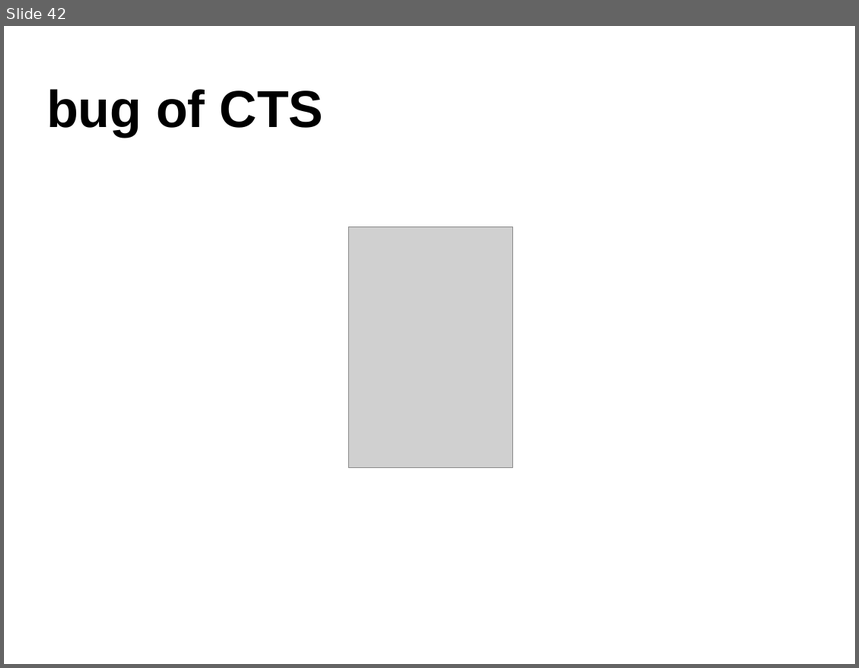
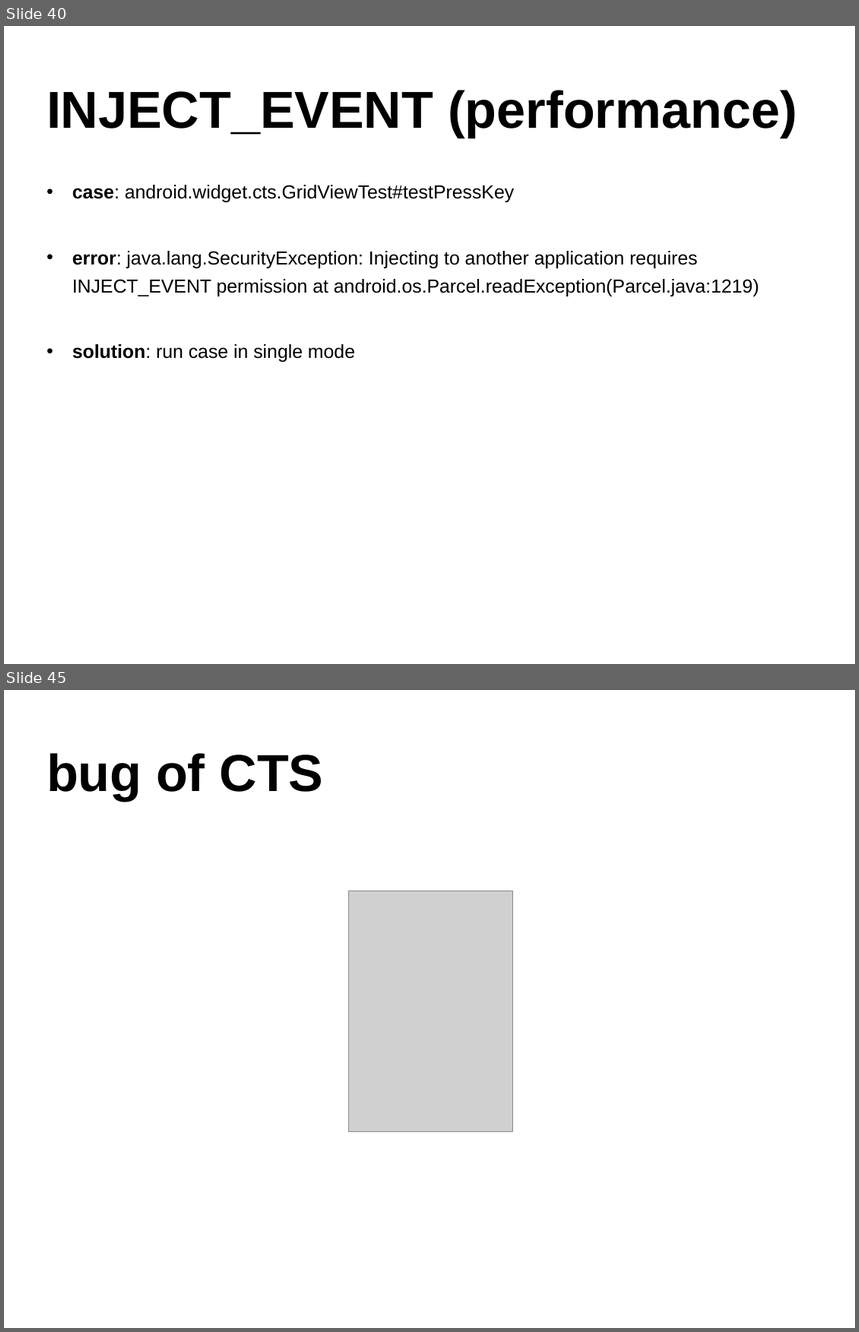
Before and after one commit to widerules/system-information, a slide deck: cts/CTS-training.ppt. Shown one above the other, each under a label of ours: slide 42 before the commit, slides 40 and 45 after it; the slides between them are not shown. The pictures are 859x668 and 859x1332 pixels, drawn with LibreOffice and Linux fonts; fonts in the diff are those of the drawing; grey boxes stand for pictures; background and template pictures are left out. Boxes give left, top, right and bottom in pixels: in the first picture for what was removed or moved away, otherwise in the second. Text is boxed around its words. In the diff, an @@ line names an element or a change of style, - is before the commit and + after.

Commit message:
jingtao: add some case

```diff
--- a/cts/CTS-training.ppt
+++ b/cts/CTS-training.ppt
@@ slide 40 added at box(4, 26, 855, 664), background picture (left out) @@
@@ text added at box(47, 90, 797, 137), 44 pt, text #000000, bold @@
+INJECT_EVENT (performance)
@@ text added at box(72, 185, 759, 362), 16 pt, text #000000 @@
+• case: android.widget.cts.GridViewTest#testPressKey
+• error: java.lang.SecurityException: Injecting to another application requires INJECT_EVENT permission at android.os.Parcel.readException(Parcel.java:1219)
+• solution: run case in single mode
@@ what was slide 42 is now slide 45 @@
```
Also in this commit, not shown: 31 slides changed, 2 other slides added, 1 other file.
